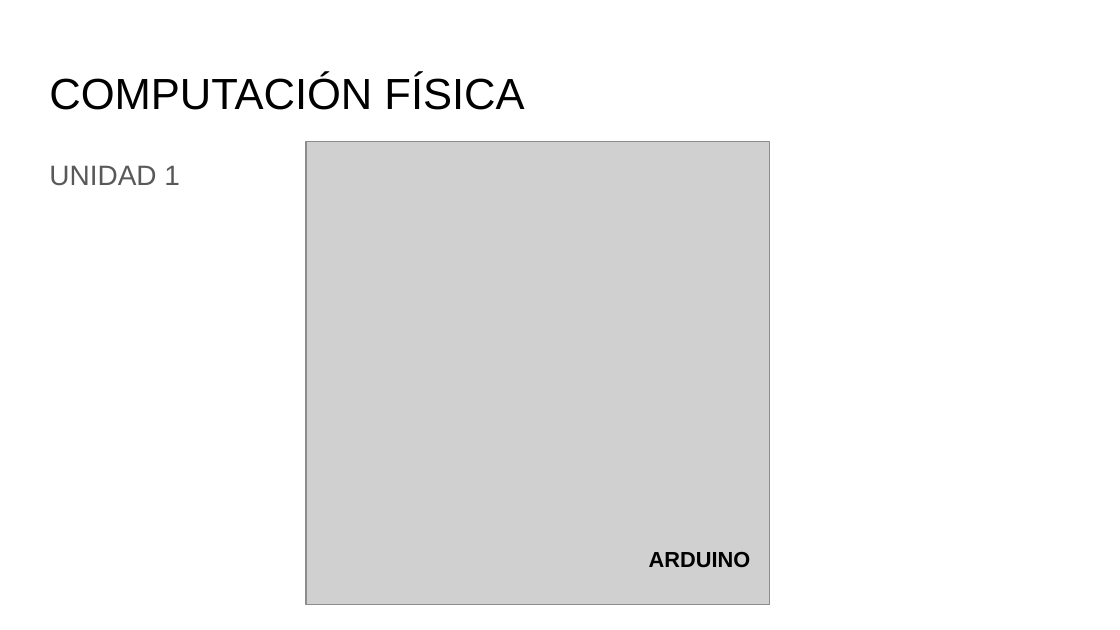
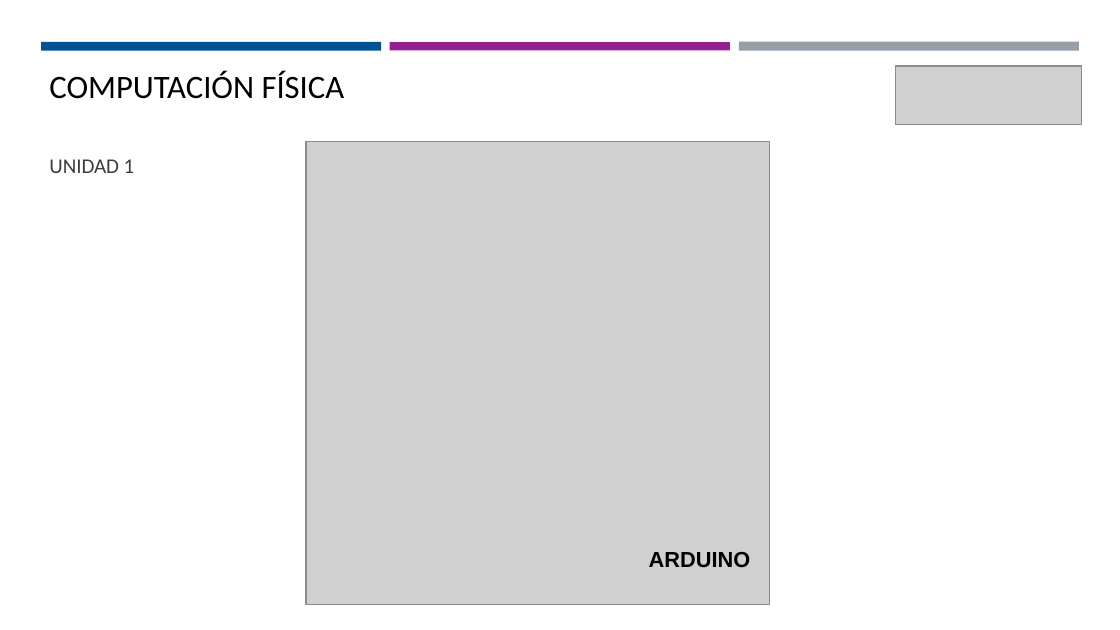
Before and after one commit to Domiciano/EcoApp201, a slide deck: slide 9 of Programa.pptx. Drawn at 1120x630 pixels with LibreOffice and Linux fonts; fonts in the diff are those of the drawing; grey boxes stand for pictures. Boxes give left, top, right and bottom in pixels: in the first picture for what was removed or moved away, otherwise in the second. Text is boxed around its words. In the diff, an @@ line names an element or a change of style, - is before the commit and + after.

```diff
--- a/Programa.pptx
+++ b/Programa.pptx
@@ title "COMPUTACIÓN FÍSICA" at [49,71,345,99]: size 28 to 21 pt, font Arial to Calibri @@
@@ rectangle added at [41,43,382,52], fill #005392 @@
@@ rectangle added at [390,43,730,50], fill #942092 @@
@@ rectangle added at [739,41,1080,50], fill #969FA7 @@
@@ picture added at [895,66,1081,124] @@
@@ text "UNIDAD 1" at [49,159,135,173]: size 18 to 13.5 pt, font Arial to Calibri, text colour #595959 to #3D3D3D; line spacing 1.15 to 1 @@
```
Also in this commit, not shown: 12 other slides changed, 2 slides added.
